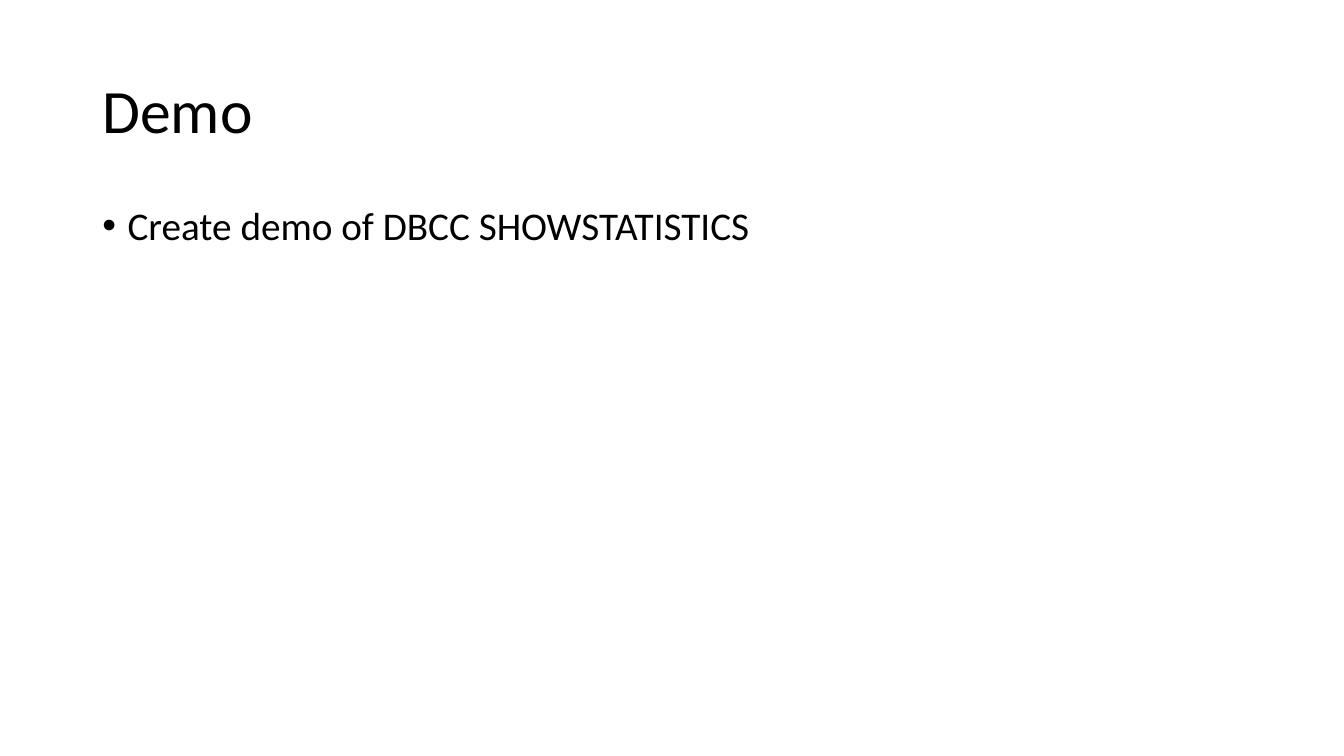
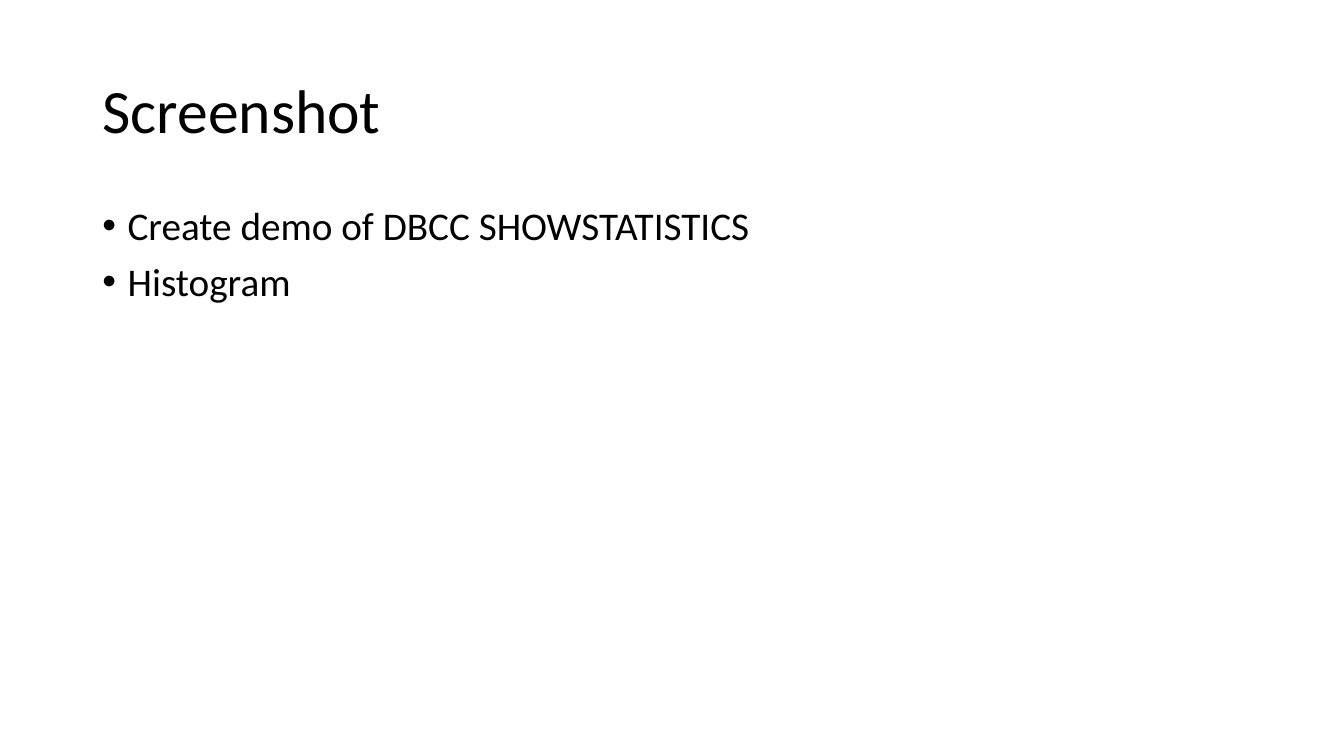
Before and after one commit to sabinio/SQLTraining, a slide deck: slide 8 of Slides/2. Query Execution.pptx. Drawn at 1344x756 pixels with LibreOffice and Linux fonts; fonts in the diff are those of the drawing. Boxes give left, top, right and bottom in pixels: in the first picture for what was removed or moved away, otherwise in the second. Text is boxed around its words. In the diff, an @@ line names an element or a change of style, - is before the commit and + after.

```diff
--- a/Slides/2. Query Execution.pptx
+++ b/Slides/2. Query Execution.pptx
@@ title at bbox=[102, 90, 380, 134]: text changed @@
-Demo
+Screenshot
@@ text at bbox=[128, 269, 291, 303]: paragraph added @@
+• Histogram
```
Also in this commit, not shown: 2 other slides changed, 1 slide added.
